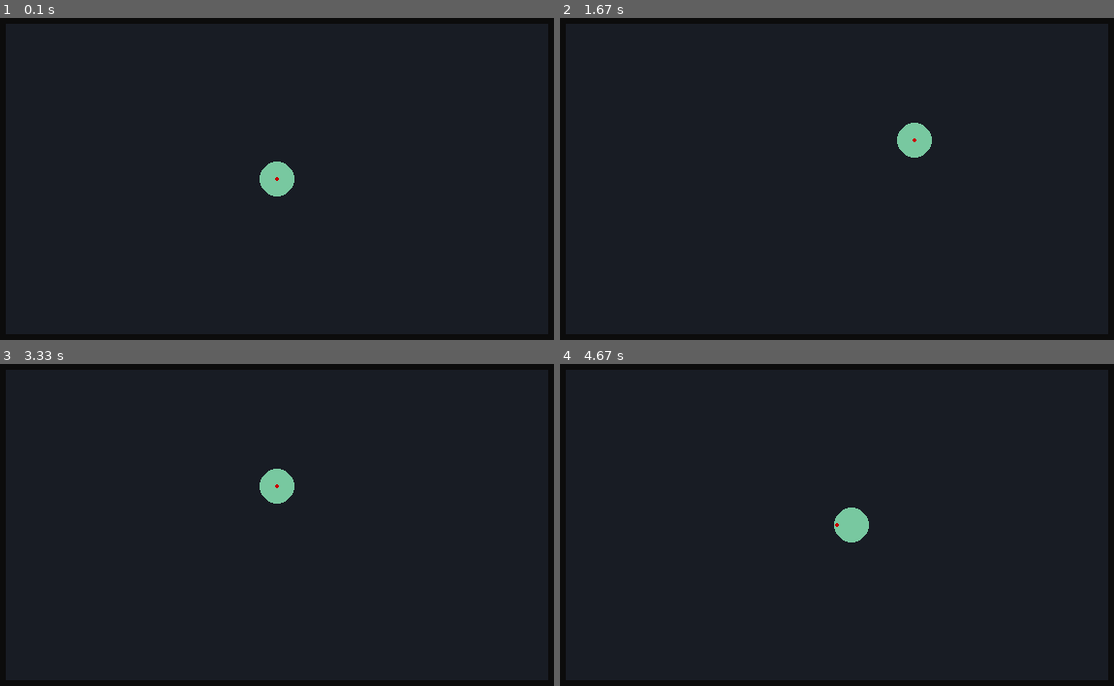
Above: before the commit, frames 1-4 (two rows, left to right).
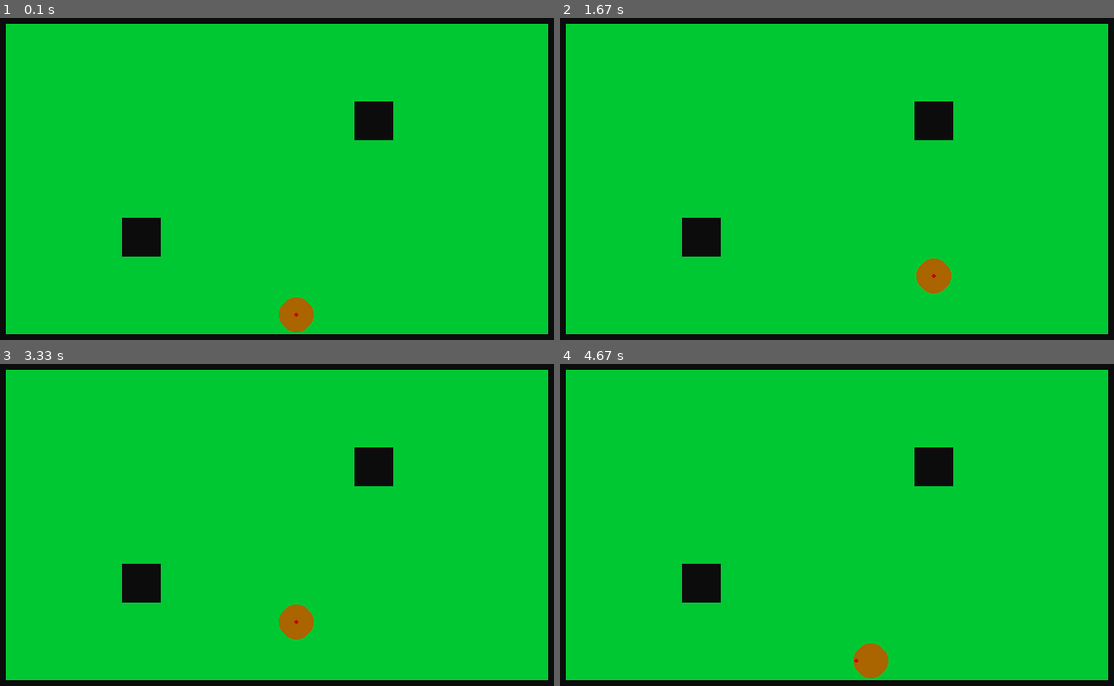
Above: after the commit, the same moments.

Repository: rottenforgotten/trillium-cs
Game: pygame game, started from pygame/main.py
Two runs of this game, one before a commit and one after it. Both use one fixed random seed, a clock stepped at 60 frames per second and the inputs below.
Inputs:
- Up to frame 1 (0.1 s): no input
- Up to frame 2 (1.67 s): hold Right 0.33-0.8 s; hold Up 0.83-1.13 s; hold Right 1.17-1.63 s
- Up to frame 3 (3.33 s): hold Left 1.67-2.2 s; hold Down 2.23-2.53 s; hold Left 2.57-2.97 s; hold Up from 3 s (still down)
- Up to frame 4 (4.67 s): release Up at 3.37 s; hold Right 3.4-4.03 s; hold Down 4.07-4.43 s; hold Left from 4.47 s (still down)

The runs differ from the first frame. In frame 1, 93% of the frame differs, in the area x 1-99%, y 1-99%; in frame 2, 93%; in frame 3, 93%; in frame 4, 93%.

Commit message:
frames aquired

Diff:
--- a/pygame/main.py
+++ b/pygame/main.py
@@ -21,10 +21,10 @@
     "wwwwwwwwwwwwwwww",
     "w..............w",
     "w..............w",
+    "w.........w....w",
     "w..............w",
     "w..............w",
-    "w..............w",
-    "w..............w",
+    "w...w..........w",
     "w..............w",
     "w..............w",
     "wwwwwwwwwwwwwwww"
@@ -33,7 +33,7 @@
     screen = pygame.display.set_mode((WIDTH, HEIGHT))
     pygame.display.set_caption("Trillium starter")
     clock = pygame.time.Clock()
-    px, py, = WIDTH // 2, HEIGHT // 2
+    px, py, = 340,340
     speed = 2.5
     #movement must be divisible by speed
     tx, ty = px, py
@@ -58,6 +58,10 @@
                 elif event.key == pygame.K_DOWN:
                     hitlist.append((hitlist[-1][0], hitlist[-1][1] + movement))
         # math phase
+
+
+
+
         if tx != px:
             if tx > px:
                 px += speed
@@ -84,9 +88,9 @@
                        pygame.draw.rect(screen,(12,12,12),pygame.Rect((x*40,y*40),(40,40)))
                    elif current_cell == ".":
                        # code for drawing an empty space at x*40, y*40 (pixel position)
-                       print("hi")
+                        pygame.draw.rect(screen,(0,200,50),pygame.Rect((x*40,y*40),(40,40)))
 
-        pygame.draw.circle(screen, (120, 200, 160), (px, py), 18)
+        pygame.draw.circle(screen, (170, 100, 0), (px, py), 18)
         pygame.draw.circle(screen, (200, 0, 0), (tx, ty), 2)
         pygame.display.flip()
         clock.tick(60)
Not shown, changed: pygame/build/web/pygame.apk
Not shown, changed: pygame/build/web/pygame.tar.gz
